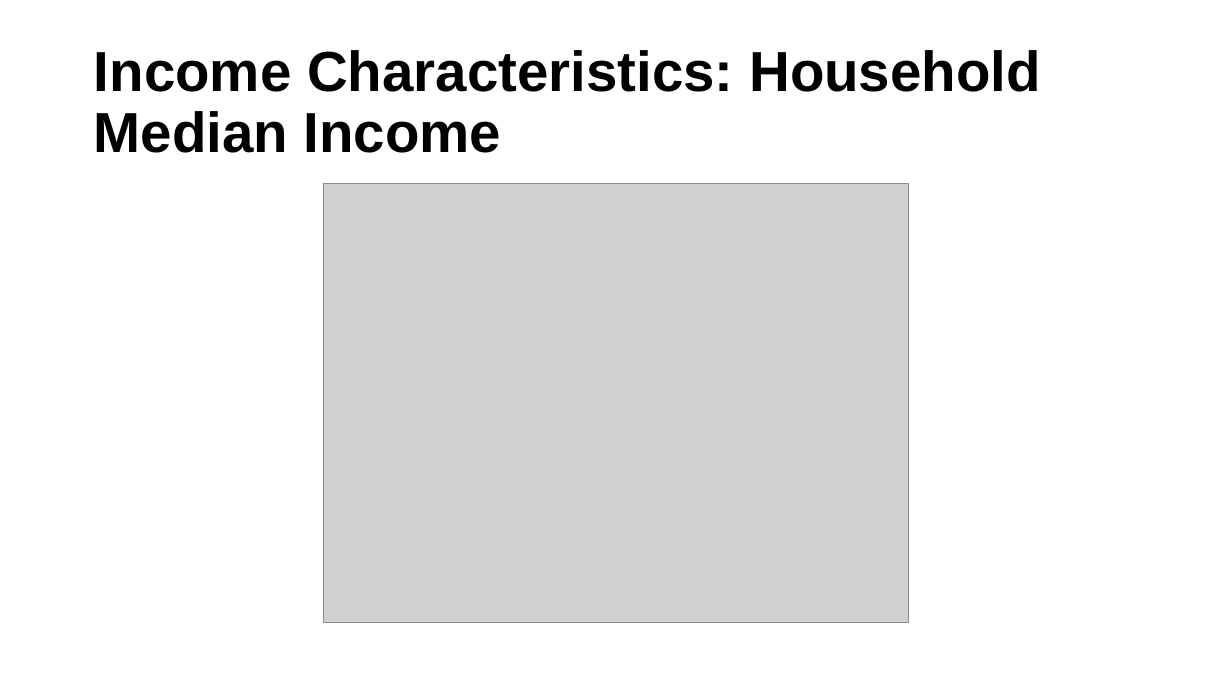
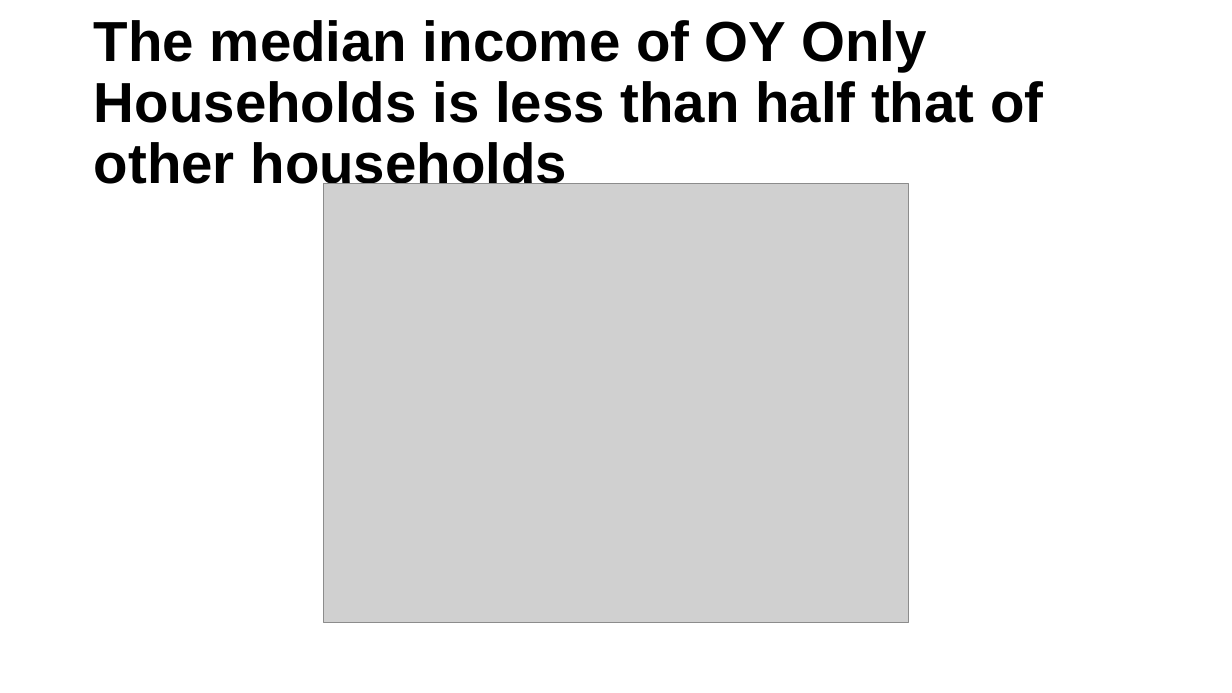
Before and after one commit to ucdiegorubi/oy_census_analysis, a slide deck: slide 16 of create_powerpoint/household_structure_estimates.pptx. Drawn at 1232x693 pixels with LibreOffice and Linux fonts; fonts in the diff are those of the drawing; grey boxes stand for pictures; background and template pictures are left out. Boxes give left, top, right and bottom in pixels: in the first picture for what was removed or moved away, otherwise in the second. Text is boxed around its words. In the diff, an @@ line names an element or a change of style, - is before the commit and + after.

```diff
--- a/create_powerpoint/household_structure_estimates.pptx
+++ b/create_powerpoint/household_structure_estimates.pptx
@@ title at (94,20,1043,193): text changed @@
-Income Characteristics: Household Median Income
+The median income of OY Only Households is less than half that of other households
```
Also in this commit, not shown: 10 other slides changed, 5 slides added, 5 slides removed, 7 other files.
